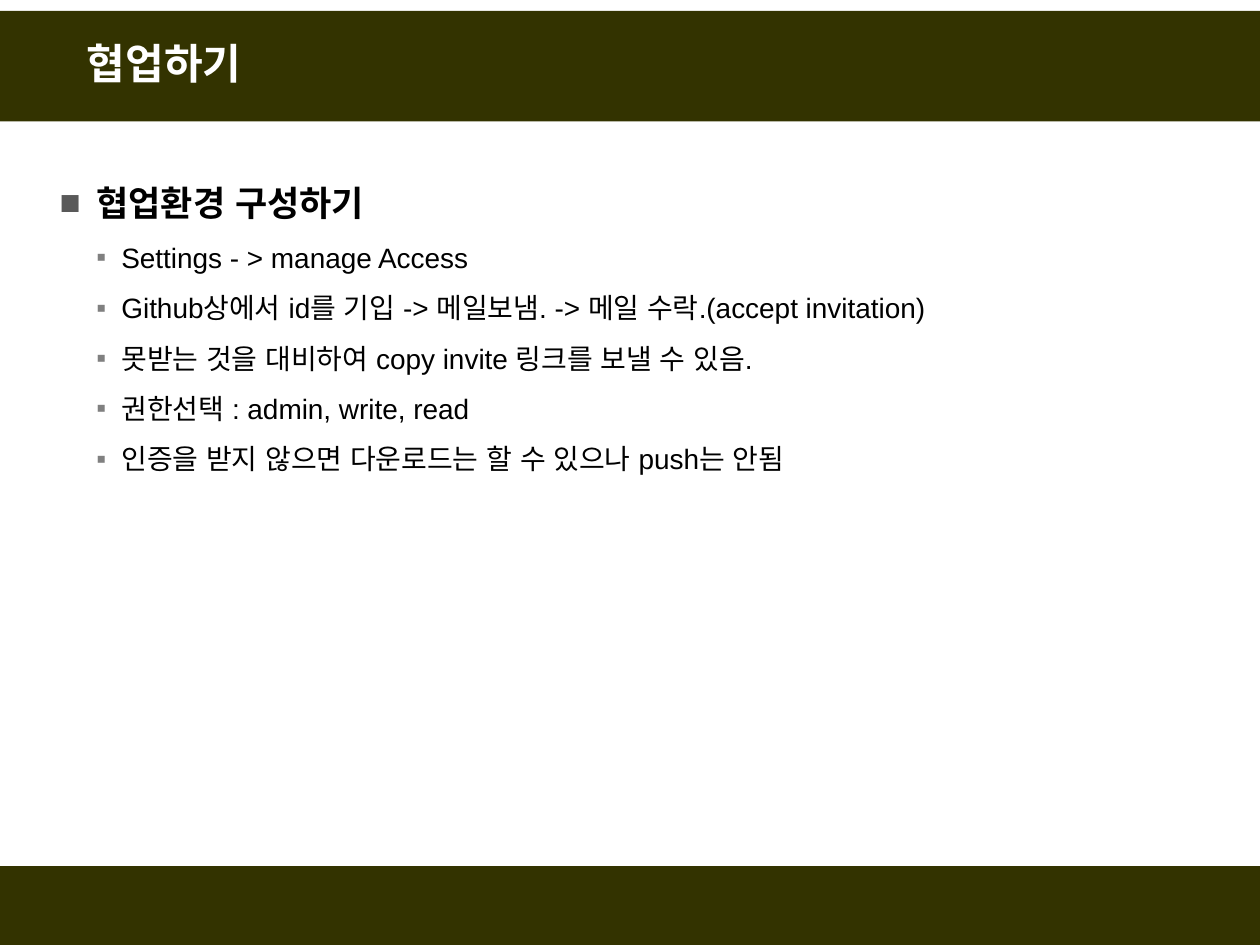
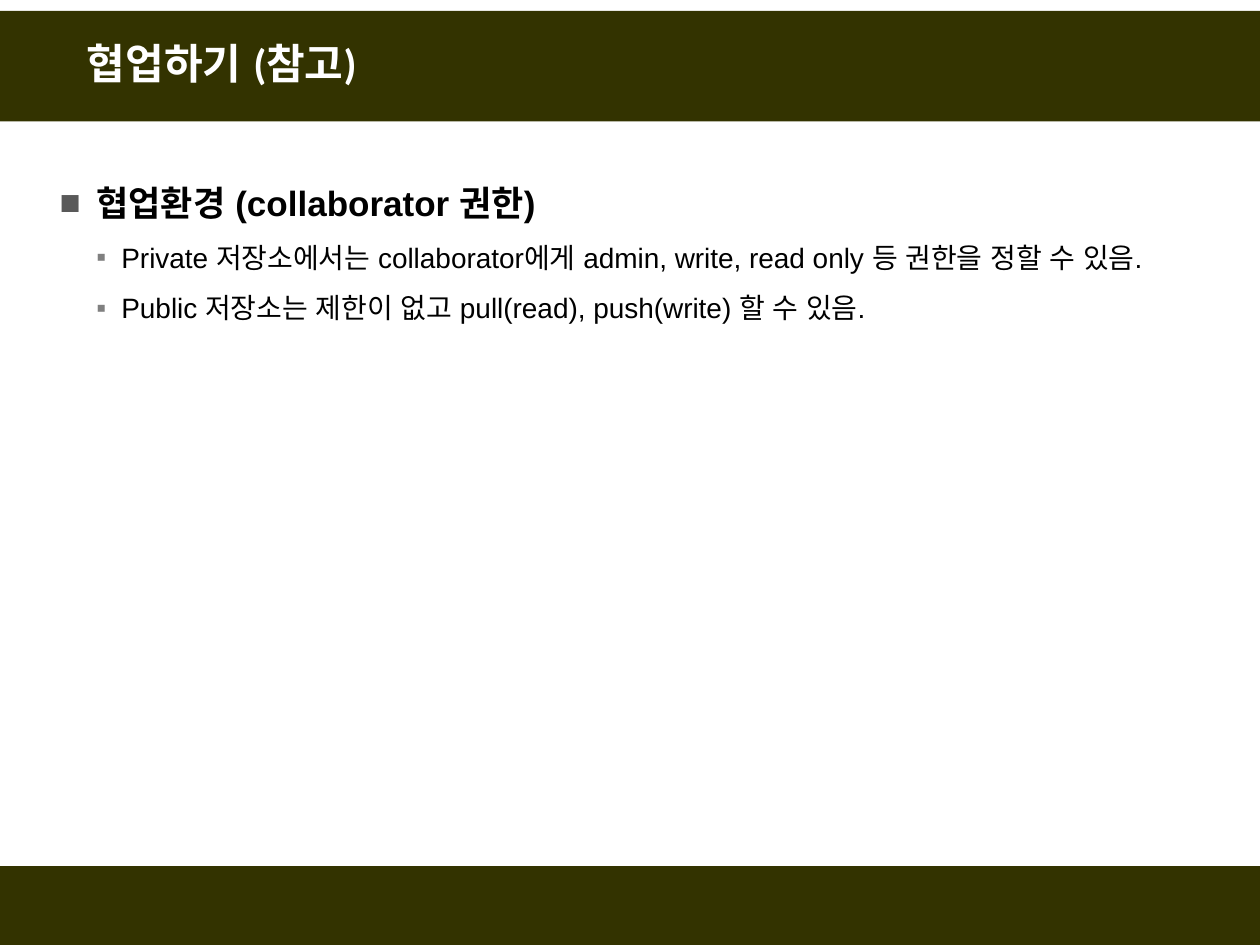
Before and after one commit to fasthill/github-lecture, a slide deck: slide 13 of git및github첫걸음-협업하기.pptx (slide 1 before the commit). Drawn at 1260x945 pixels with LibreOffice and Linux fonts; fonts in the diff are those of the drawing. Boxes give left, top, right and bottom in pixels: in the first picture for what was removed or moved away, otherwise in the second. Text is boxed around its words. In the diff, an @@ line names an element or a change of style, - is before the commit and + after.

```diff
--- a/git및github첫걸음-협업하기.pptx
+++ b/git및github첫걸음-협업하기.pptx
@@ title at (87, 43, 356, 85): text changed @@
-협업하기
+협업하기 (참고)
@@ text at (96, 186, 1142, 324): text changed @@
-■ 협업환경 구성하기
-  ▪ Settings - > manage Access
-  ▪ Github상에서 id를 기입 -> 메일보냄. -> 메일 수락.(accept invitation)
-  ▪ 못받는 것을 대비하여 copy invite 링크를 보낼 수 있음.
-  ▪ 권한선택 : admin, write, read
-  ▪ 인증을 받지 않으면 다운로드는 할 수 있으나 push는 안됨
+■ 협업환경 (collaborator 권한)
+  ▪ Private 저장소에서는 collaborator에게 admin, write, read only 등 권한을 정할 수 있음.
+  ▪ Public 저장소는 제한이 없고 pull(read), push(write) 할 수 있음.
```
Also in this commit, not shown: 9 other slides changed, 13 slides added, 2 other files.
